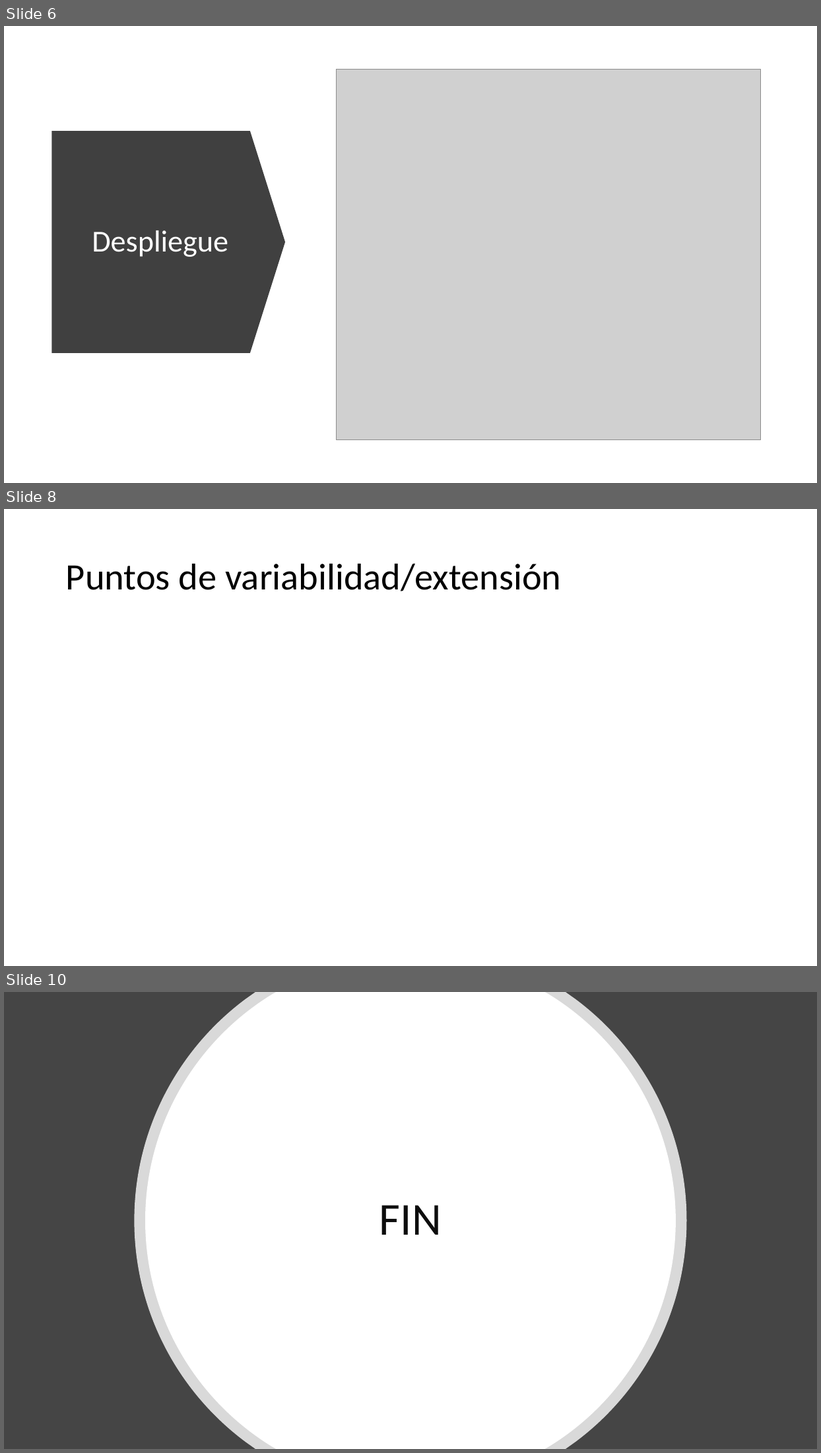
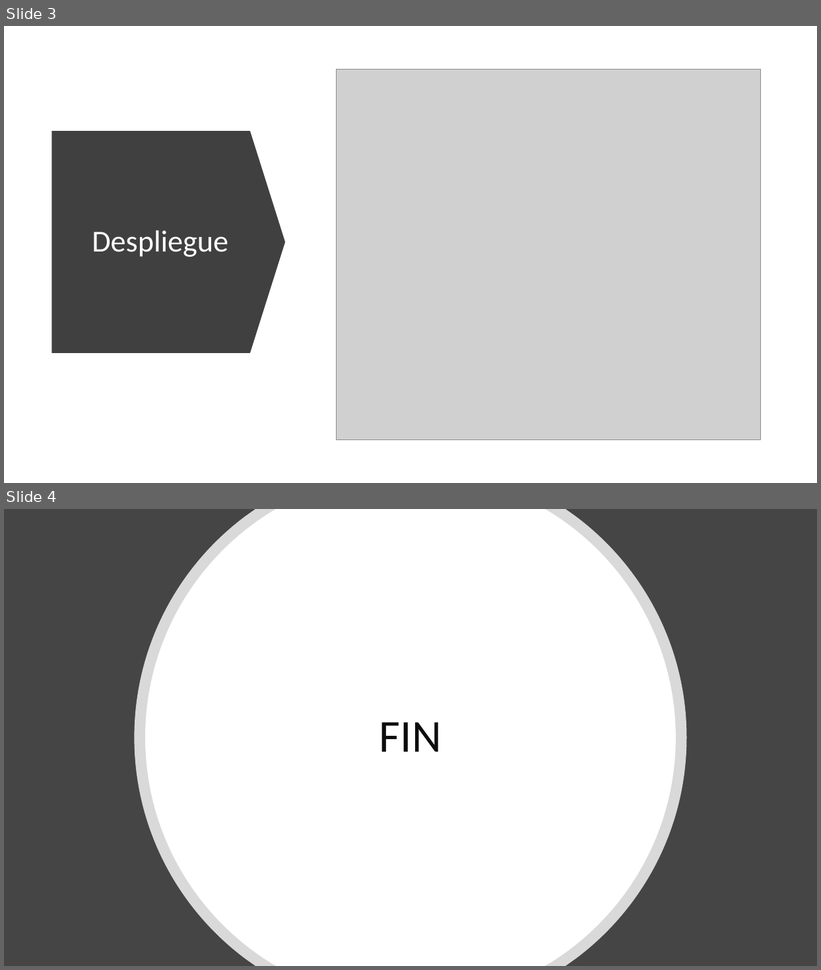
Before and after one commit to AISS-2021-L6-G02/AISS-2021-L6-G02, a slide deck: Documentos/NuestraDocumentacion/presentacion openapi.pptx. Shown one above the other, each under a label of ours: slides 6, 8 and 10 before the commit, slides 3 and 4 after it; the slides between them are not shown. The pictures are 821x1453 and 821x970 pixels, drawn with LibreOffice and Linux fonts; fonts in the diff are those of the drawing; grey boxes stand for pictures. Boxes give left, top, right and bottom in pixels: in the first picture for what was removed or moved away, otherwise in the second. Text is boxed around its words. In the diff, an @@ line names an element or a change of style, - is before the commit and + after.

```diff
--- a/Documentos/NuestraDocumentacion/presentacion openapi.pptx
+++ b/Documentos/NuestraDocumentacion/presentacion openapi.pptx
@@ slide 8 removed at (x1=4, y1=509, x2=817, y2=966), background #FFFFFF @@
@@ title removed at (x1=66, y1=563, x2=561, y2=591) @@
-Puntos de variabilidad/extensión
@@ what was slide 6 is now slide 3 @@
@@ what was slide 10 is now slide 4 @@
```
Also in this commit, not shown: 5 other slides removed, 2 other files.
